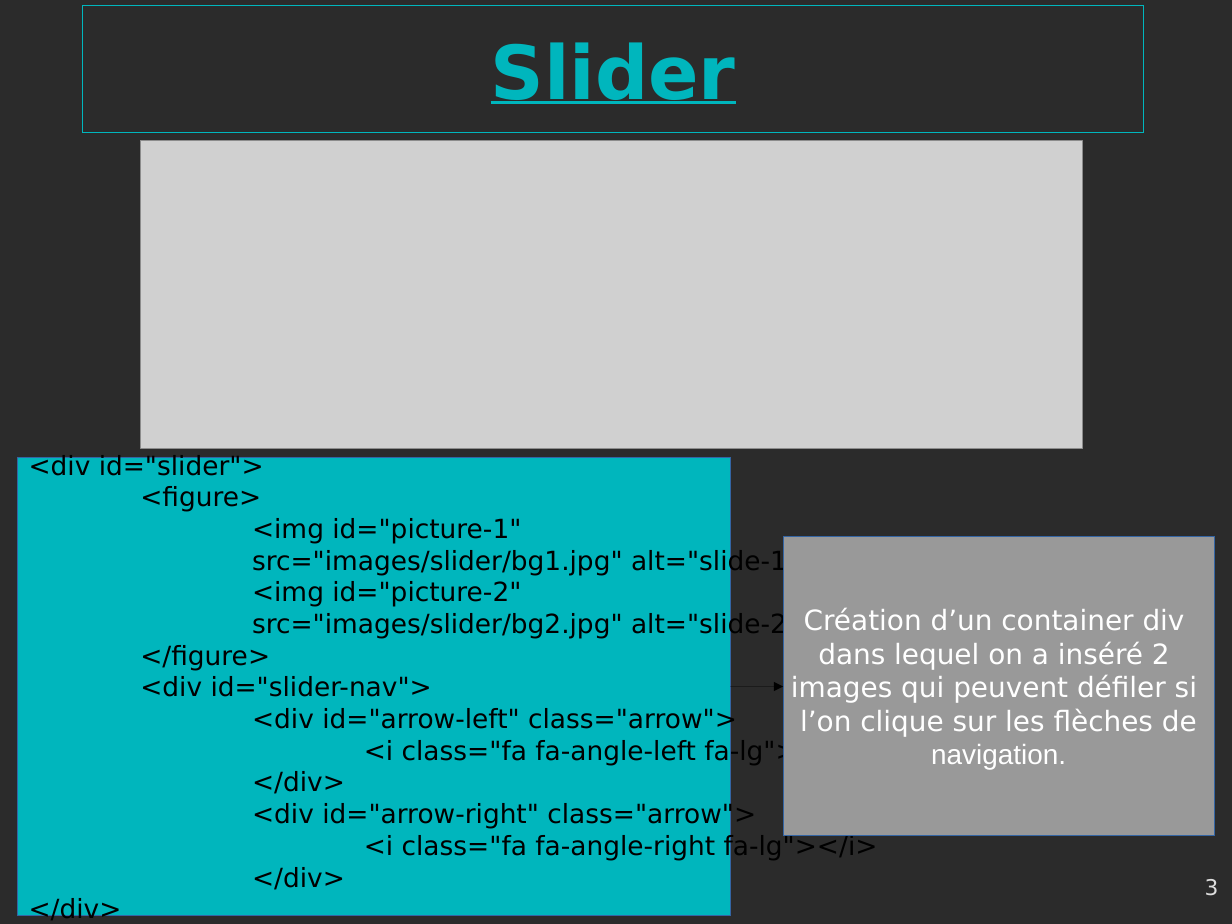
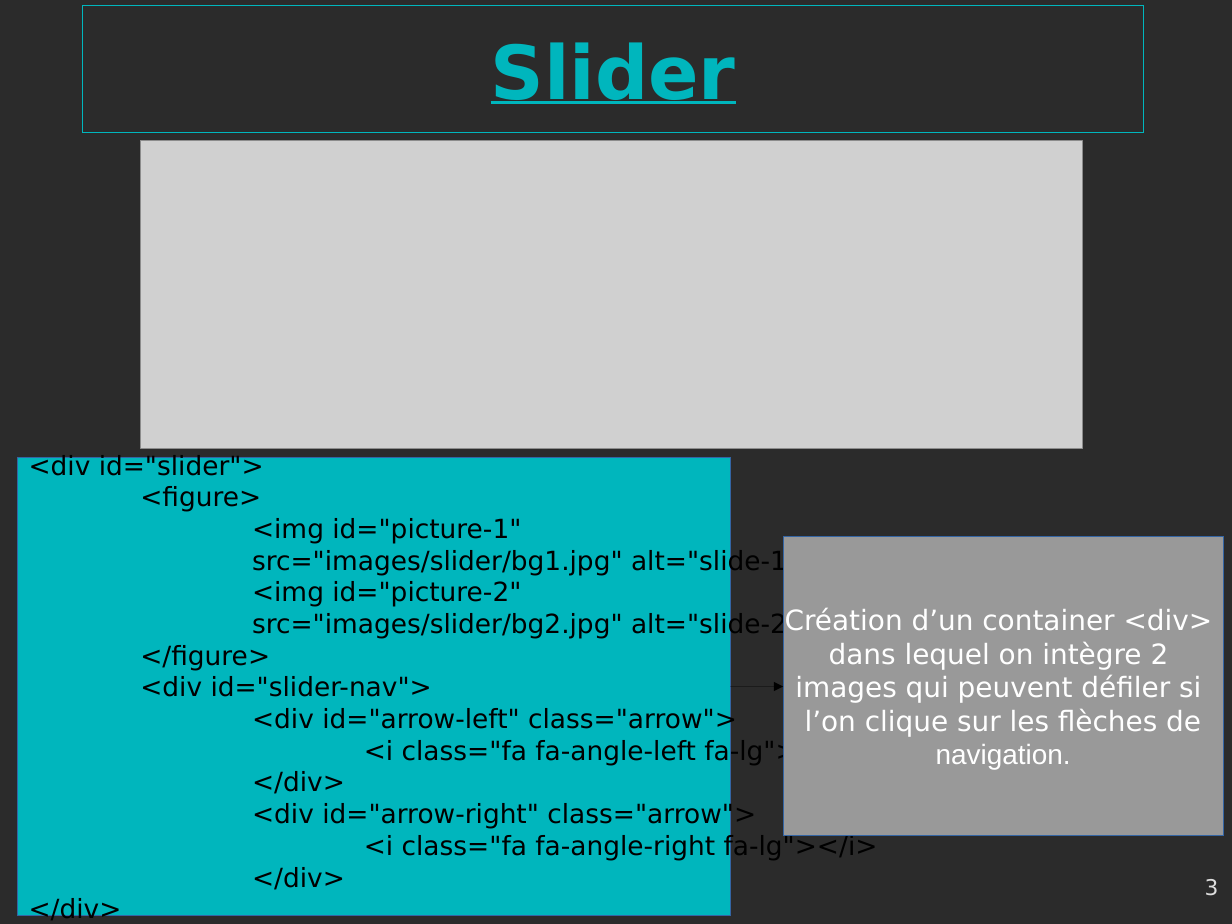
Before and after one commit to gambit13009/webagency, a slide deck: slide 3 of Webagency-presentation.odp. Drawn at 1232x924 pixels with LibreOffice and Linux fonts; fonts in the diff are those of the drawing; grey boxes stand for pictures; background and template pictures are left out; a plain dark background stands for a picture behind light text. Boxes give left, top, right and bottom in pixels: in the first picture for what was removed or moved away, otherwise in the second. Text is boxed around its words. In the diff, an @@ line names an element or a change of style, - is before the commit and + after.

```diff
--- a/Webagency-presentation.odp
+++ b/Webagency-presentation.odp
@@ rectangle "Création d’un container <div>": place and size @@
-rectangle "Création d’un container <div>" at (784,537,1215,836)
+rectangle "Création d’un container <div>" at (784,537,1224,836)
@@ text in rectangle at (785,608,1213,669): text changed @@
-Création d’un container div
-dans lequel on a inséré 2
+Création d’un container <div>
+dans lequel on intègre 2
```
Also in this commit, not shown: 8 other slides changed, 3 other files.
